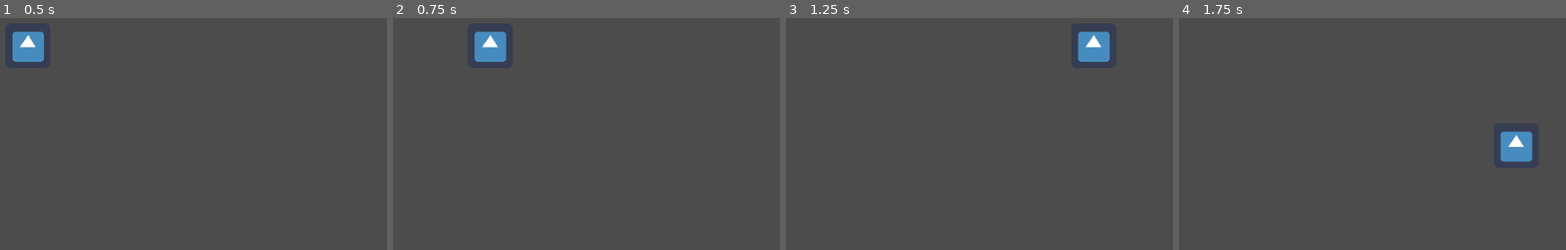
Above: before the commit, frames 1-4 (left to right).
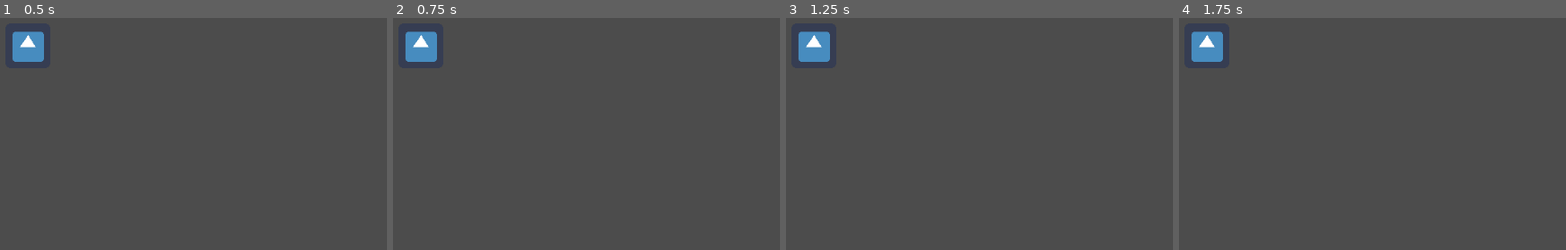
Above: after the commit, the same moments.

Repository: DarrellWulff/GGJProject
Game: Godot game, scene res://Node2D.tscn
Two runs of this game, one before a commit and one after it. Both use one fixed random seed, a clock stepped at 60 frames per second and the inputs below. The engine's default icon, where the game draws it, is replaced by a stand-in: a white triangle on a blue panel in a dark square.
Inputs:
- Up to frame 1 (0.5 s): no input
- Up to frame 2 (0.75 s): tap Enter at 0.5 s; hold D from 0.53 s (still down); hold K from 0.53 s (still down)
- Up to frame 3 (1.25 s): keep holding D; keep holding K
- Up to frame 4 (1.75 s): release D at 1.28 s; release K at 1.28 s; hold S from 1.28 s (still down); tap K at 1.35 s

Frame 1 is identical in both runs. In frame 2, 2.2% of the frame differs, in the area x 3-30%, y 5-19%; in frame 3, 2.1%; in frame 4, 2.1%.

Commit message:
Centers Player
centers player for the duration of the game

Diff:
--- a/GGJ2021Project/View.gd
+++ b/GGJ2021Project/View.gd
@@ -1,12 +1,21 @@
 extends Node
 
 onready var screenSize = get_viewport().size;
+onready var player = get_node("Player");
+onready var lastPosition : Vector2 = player.position;
 
 func _ready():
 	var canvasTransform = get_viewport().get_canvas_transform();
-	canvasTransform[2] = -get_node("Player").position + screenSize / 2;
+	canvasTransform[2] = (screenSize / 2) - lastPosition;
+	get_viewport().set_canvas_transform(canvasTransform);
+	pass
+
+func updateCamera():
+	var playerOffset = lastPosition - player.position;
+
+	var canvasTransform = get_viewport().get_canvas_transform();
+	canvasTransform[2] += playerOffset;
 	get_viewport().set_canvas_transform(canvasTransform);
 
-func updateCamera():
-	print("worked");
+	lastPosition = player.position;
 	pass
